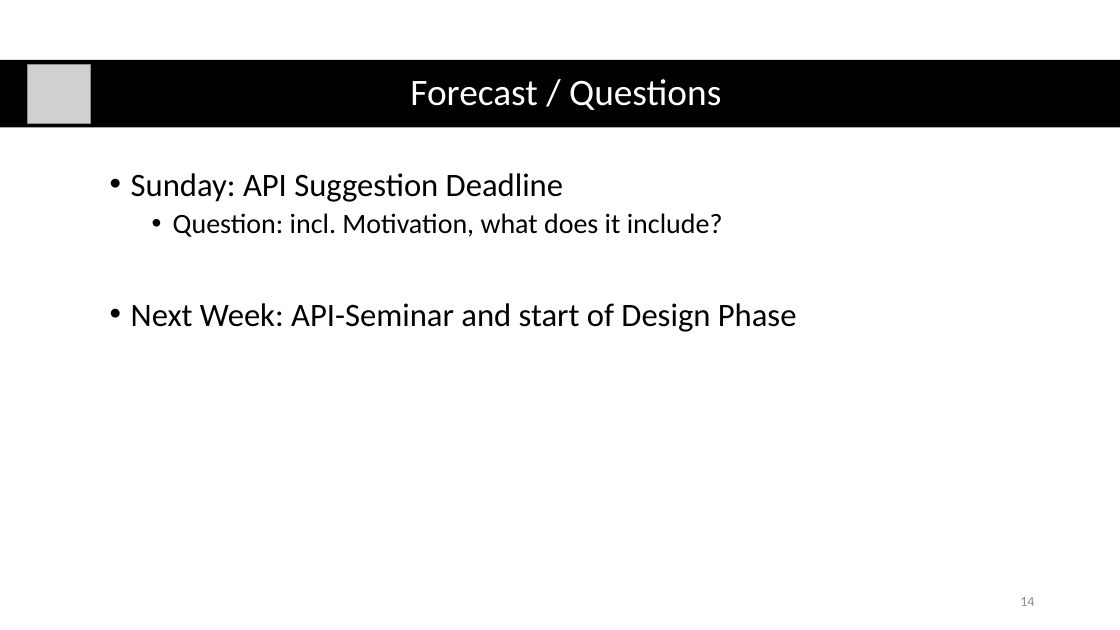
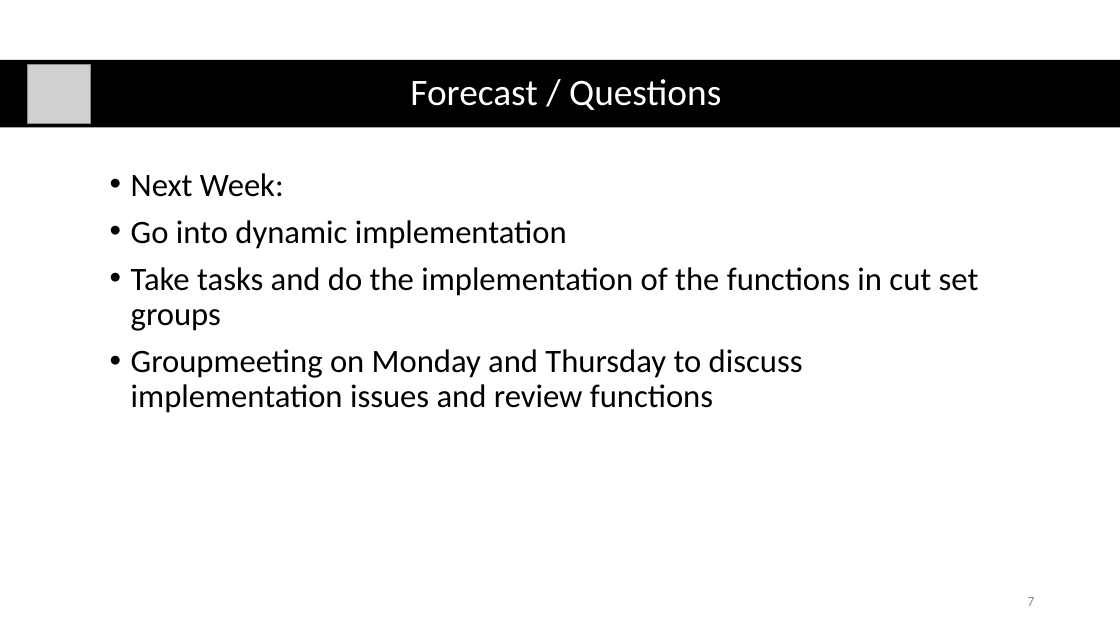
Before and after one commit to AymenNouidha/Rosa, a slide deck: slide 7 of 04_Presentations/01_Supervision_Meetings/03_Supervision_Meeting.pptx (slide 14 before the commit). Drawn at 1120x630 pixels with LibreOffice and Linux fonts; fonts in the diff are those of the drawing; grey boxes stand for pictures. Boxes give left, top, right and bottom in pixels: in the first picture for what was removed or moved away, otherwise in the second. Text is boxed around its words. In the diff, an @@ line names an element or a change of style, - is before the commit and + after.

```diff
--- a/04_Presentations/01_Supervision_Meetings/03_Supervision_Meeting.pptx
+++ b/04_Presentations/01_Supervision_Meetings/03_Supervision_Meeting.pptx
@@ text at [131,173,979,413]: text changed @@
-• Sunday: API Suggestion Deadline
-  • Question: incl. Motivation, what does it include?
-• Next Week: API-Seminar and start of Design Phase
+• Next Week:
+• Go into dynamic implementation
+• Take tasks and do the implementation of the functions in cut set groups
+• Groupmeeting on Monday and Thursday to discuss implementation issues and review functions
@@ page number at [1027,597,1034,606]: text changed @@
-14
+7
```
Also in this commit, not shown: 4 other slides changed, 2 slides added, 9 slides removed, 49 other files.
